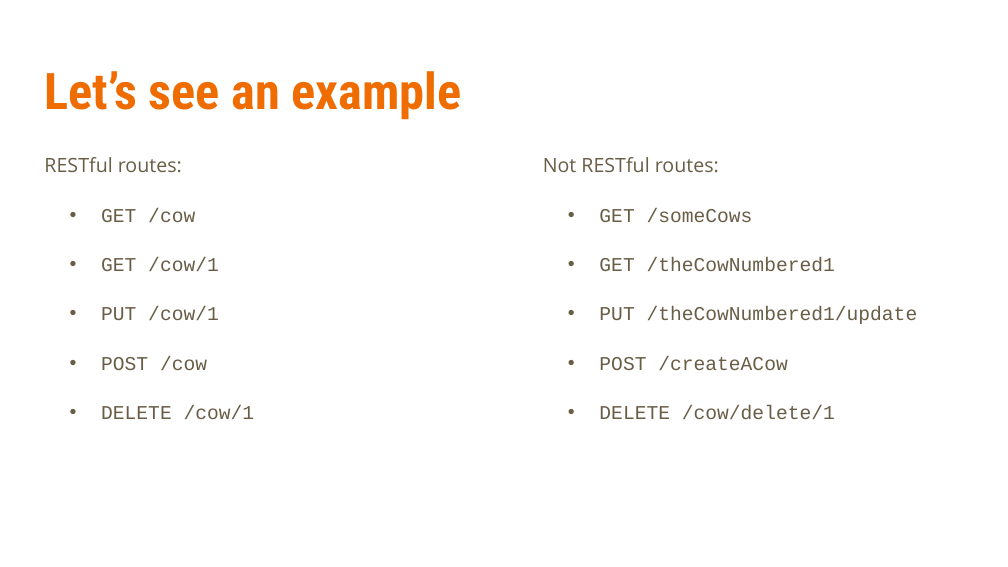
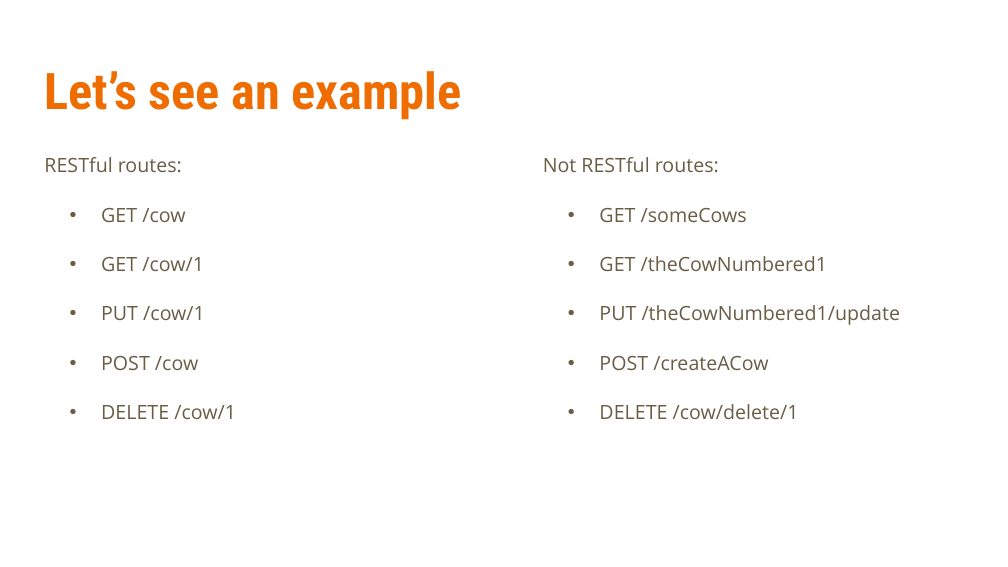
Before and after one commit to linkedin/high-school-trainee, a slide deck: slide 6 of Week_4/Lectures/4.3_Flask_Part_2.pptx. Drawn at 1008x567 pixels with LibreOffice and Linux fonts; fonts in the diff are those of the drawing. Boxes give left, top, right and bottom in pixels: in the first picture for what was removed or moved away, otherwise in the second. Text is boxed around its words. In the diff, an @@ line names an element or a change of style, - is before the commit and + after.

```diff
--- a/Week_4/Lectures/4.3_Flask_Part_2.pptx
+++ b/Week_4/Lectures/4.3_Flask_Part_2.pptx
@@ text at bbox=[101, 208, 236, 419]: font Courier New to Open Sans in "GET /cow", "GET /cow/1", "PUT /cow/1", "POST /cow" and 1 more places @@
@@ text at bbox=[599, 208, 901, 419]: font Courier New to Open Sans in "GET /someCows", "GET /theCowNumbered1", "PUT /theCowNumbered1/update", "POST /createACow" and 1 more places @@
```
Also in this commit, not shown: 4 other slides changed, 15 other files.
